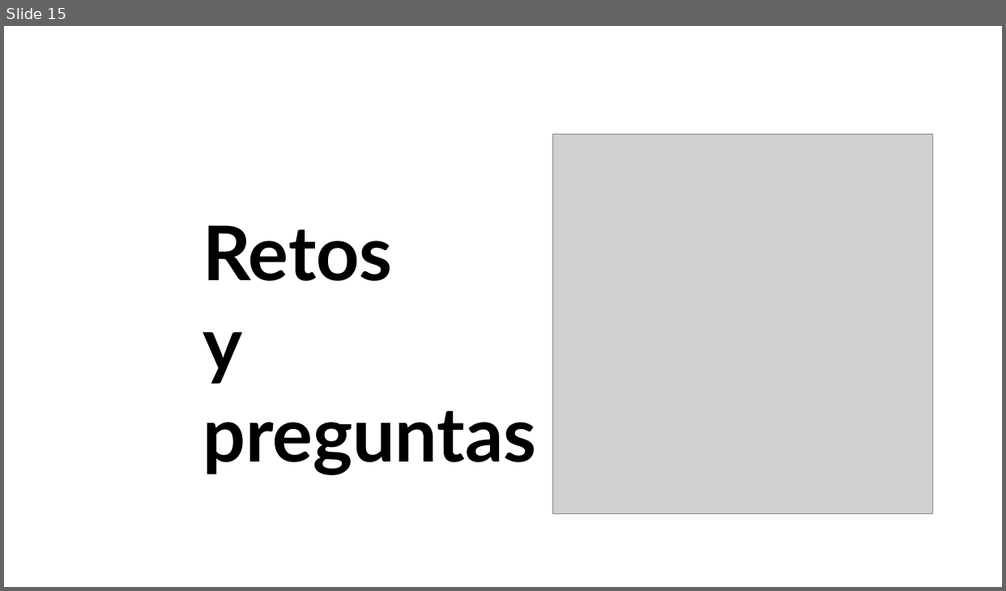
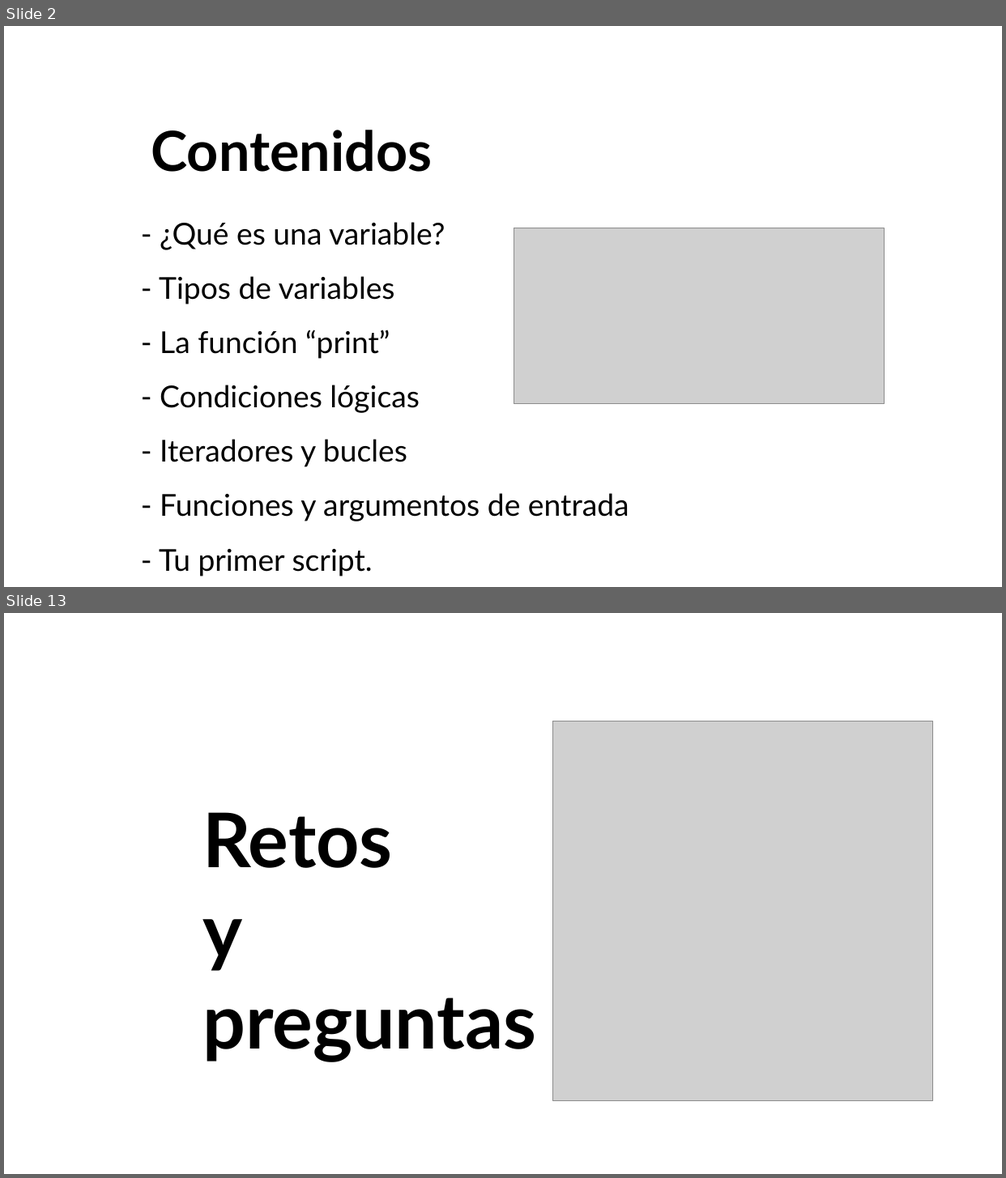
Before and after one commit to uibcdf/Taller-Python, a slide deck: semana_3/slides/slides.odp. Shown one above the other, each under a label of ours: slide 15 before the commit, slides 2 and 13 after it; the slides between them are not shown. The pictures are 1006x591 and 1006x1178 pixels, drawn with LibreOffice and Linux fonts; fonts in the diff are those of the drawing; grey boxes stand for pictures. Boxes give left, top, right and bottom in pixels: in the first picture for what was removed or moved away, otherwise in the second. Text is boxed around its words. In the diff, an @@ line names an element or a change of style, - is before the commit and + after.

Commit message:
Contenidos de la tercera semana añadidos

```diff
--- a/semana_3/slides/slides.odp
+++ b/semana_3/slides/slides.odp
@@ slide 2 added at box(4, 26, 1002, 587), background #FFFFFF @@
@@ text added at box(151, 130, 432, 172), 44 pt, text #000000, bold @@
+Contenidos
@@ text added at box(159, 222, 629, 577), 24 pt, text #000000 @@
+- ¿Qué es una variable?
+- Tipos de variables
+- La función “print”
+- Condiciones lógicas
+- Iteradores y bucles
+- Funciones y argumentos de entrada
+- Tu primer script.
@@ picture added at box(513, 228, 884, 404) @@
@@ what was slide 15 is now slide 13 @@
```
Also in this commit, not shown: 1 slide changed, 10 other slides added, 13 slides removed, 5 other files.
